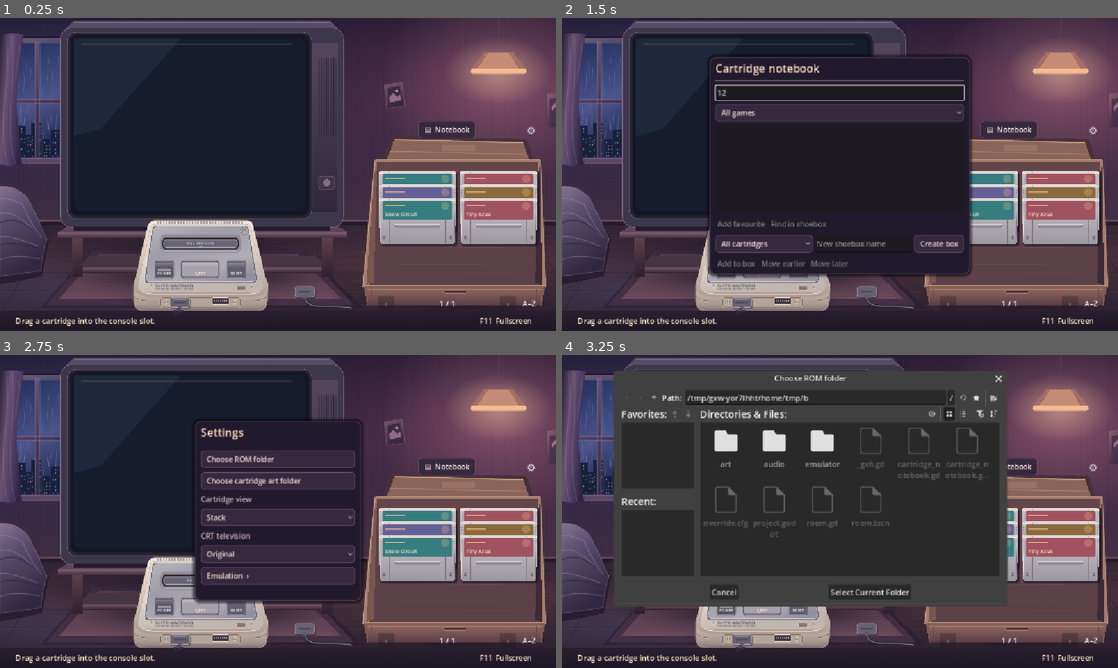
Above: before the commit, frames 1-4 (two rows, left to right).
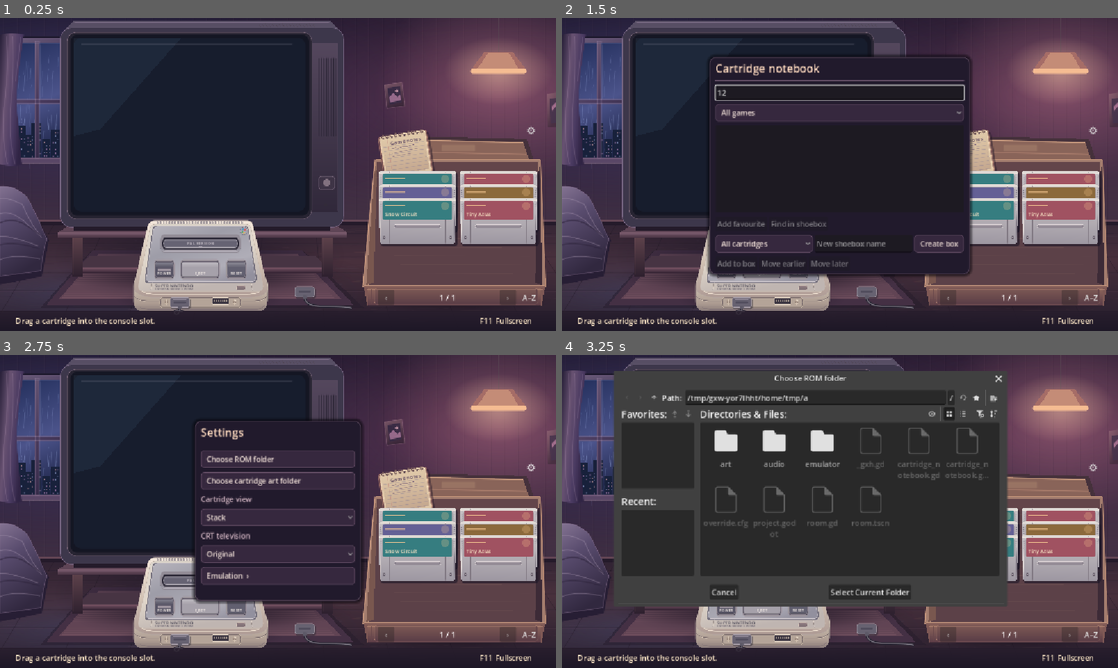
Above: after the commit, the same moments.

Repository: BaconBaps/snes
Game: Godot game, scene res://room.tscn
Same seed, same stepped clock (60 frames per second), same inputs: the game is played once before the commit and once after it.
Inputs (mouse positions are in pixels of both pictures, inside the frame that each line leads up to; where the layout moved, square brackets give the same spot in the first picture):
- Up to frame 1 (0.25 s): no input
- Up to frame 2 (1.5 s): click (967, 143) [1006, 130] at 0.5 s; click (840, 93) at 1.27 s; type "12" at 1.35 s
- Up to frame 3 (2.75 s): click (300, 580) at 1.5 s; type "Alex" at 1.58 s; click "⚙" at 2 s
- Up to frame 4 (3.25 s): click "Choose ROM folder" at 2.75 s

The runs differ from the first frame. In frame 1, 1.9% of the frame differs, in the area x 67-97%, y 32-93%; in frame 2, 1.3%; in frame 3, 1.9%; in frame 4, 0.6%.

Commit message:
Tuck a clickable notepad into the shoebox

Diff:
--- a/room.gd
+++ b/room.gd
@@ -58,6 +58,7 @@
 const STACK_LIFT := -22.0
 const LABEL_COLORS := ["#367d80", "#a05261", "#646095", "#8b693c"]
 
+var notebook_button := Button.new()
 var notebook := preload("res://cartridge_notebook.gd").new()
 var shoebox_indices: Array[int] = []
 var notebook_selection := -1
@@ -161,11 +162,16 @@
 	add_child(notebook)
 	notebook.setup(self)
 	setup_cartridge_navigation()
-	var notebook_button := Button.new()
-	notebook_button.text = "▤  Notebook"
-	notebook_button.position = Vector2(867, 213)
-	notebook_button.theme = make_settings_theme()
+	notebook_button.name = "NotebookButton"
+	notebook_button.flat = true
 	notebook_button.focus_mode = Control.FOCUS_NONE
+	notebook_button.tooltip_text = "Open cartridge notebook"
+	notebook_button.mouse_default_cursor_shape = Control.CURSOR_POINTING_HAND
+	notebook_button.position = notebook_position()
+	notebook_button.rotation = deg_to_rad(-9)
+	notebook_button.size = Vector2(99, 48)
+	notebook_button.mouse_entered.connect(queue_redraw)
+	notebook_button.mouse_exited.connect(queue_redraw)
 	notebook_button.pressed.connect(notebook.open_notebook)
 	add_child(notebook_button)
 	get_window().mouse_exited.connect(func(): hovered = -1)
@@ -586,6 +592,7 @@
 func change_layout(index: int) -> void:
 	var first_visible := page * page_size()
 	stacked = index == 1
+	notebook_button.position = notebook_position()
 	save_preferences()
 	page = floori(first_visible / float(page_size()))
 	update_page_controls()
@@ -647,7 +654,7 @@
 
 func setup_cartridge_navigation() -> void:
 	var controls := HBoxContainer.new()
-	controls.position = Vector2(783, 575)
+	controls.position = Vector2(783, 563)
 	controls.size = Vector2(331, 26)
 	controls.add_theme_constant_override("separation", 8)
 	previous_page_button.text = "‹"
@@ -1110,6 +1117,32 @@
 		line(Vector2(778 + (index * 13) % 79, y),
 			Vector2(1100 - (index * 17) % 75, y + 1), "#c0987e17")
 
+func notebook_position() -> Vector2:
+	return Vector2(784, 246 if stacked else 202)
+
+func draw_notebook() -> void:
+	# The front cartridge covers the lower part of the pad.
+	draw_set_transform(notebook_position(), notebook_button.rotation)
+	rounded(Rect2(4, 6, 101, 93), 4, "#24182875")
+	rounded(Rect2(-2, 1, 103, 94), 4, "#6f4b50", "#956a63")
+	rounded(Rect2(1, 3, 98, 91), 3, "#ad8c7a", "#e0b998")
+	rounded(Rect2(2, 1, 95, 89), 3, "#ddc5a6", "#f2d9bb")
+	gradient(Rect2(5, 8, 89, 74), "#ecd6b7" if notebook_button.is_hovered() else "#dfc8a8", "#c4a78f")
+	for y in range(24, 81, 8):
+		line(Vector2(7, y), Vector2(92, y), "#7d769352")
+	line(Vector2(17, 9), Vector2(17, 81), "#bb7b7666")
+	for x in range(9, 96, 9):
+		draw_circle(Vector2(x, 5), 1.6, Color("#584653"), true, -1, true)
+		draw_arc(Vector2(x, 2), 3.0, PI * 0.2, PI * 1.8, 12, Color("#795d59"), 1.4, true)
+	draw_string(ThemeDB.fallback_font, Vector2(22, 21), "Game notes",
+		HORIZONTAL_ALIGNMENT_LEFT, -1, 11, Color("#55415e"))
+	var notes := PackedVector2Array([Vector2(23, 29), Vector2(32, 28), Vector2(37, 30),
+		Vector2(47, 28), Vector2(55, 29), Vector2(70, 27)])
+	draw_polyline(notes, Color("#675173aa"), 1.1, true)
+	line(Vector2(23, 38), Vector2(76, 36), "#67517379")
+	line(Vector2(23, 45), Vector2(64, 44), "#67517369")
+	draw_set_transform(Vector2.ZERO)
+
 func draw_shoebox_front() -> void:
 	# Draw the front lip after the contents so it occludes their shadows.
 	shape([Vector2(753, 553), Vector2(1130, 553), Vector2(1122, 596),
@@ -1120,7 +1153,7 @@
 	line(Vector2(762, 595), Vector2(1121, 595), "#3a2935", 2)
 	for x in [770, 1112]:
 		line(Vector2(x, 562), Vector2(x, 592), "#68474b")
-	rounded(Rect2(919, 564, 48, 7), 4, "#50343e", "#a77565")
+	rounded(Rect2(775, 559, 340, 34), 5, "#4d354044", "#b2827256")
 
 func draw_tv_stand() -> void:
 	# The console sits in front of the stand, with the TV's feet on its top.
@@ -1331,6 +1364,7 @@
 	draw_bedroom()
 	draw_ceiling_light()
 	draw_shoebox()
+	draw_notebook()
 	draw_tv_stand()
 	draw_television()
 	draw_console()
